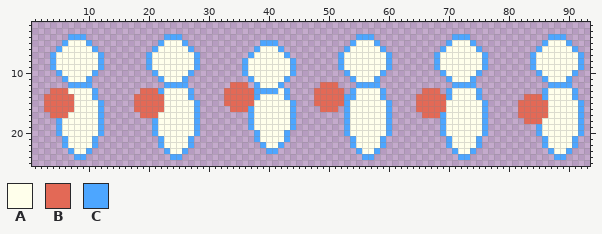
Sprite sheet -- game/asset/player.png. Above: the version before the commit.
The file is 96x32 pixels. Shown: x 1..93, y 2..25.
Palette (. is transparent): A #ffffeb  B #e36956  C #4da6ff
Pixels before, first column x 3:
 4 ....CCC.............CCC.............................CCC.............CCC.............CCC...
 5 ...CAAAC...........CAAAC............CCC............CAAAC...........CAAAC...........CAAAC..
 6 ..CAAAAAC.........CAAAAAC..........CAAAC..........CAAAAAC.........CAAAAAC.........CAAAAAC.
 7 .CAAAAAAAC.......CAAAAAAAC........CAAAAAC........CAAAAAAAC.......CAAAAAAAC.......CAAAAAAAC
 8 .CAAAAAAAC.......CAAAAAAAC.......CAAAAAAAC.......CAAAAAAAC.......CAAAAAAAC.......CAAAAAAAC
 9 .CAAAAAAAC.......CAAAAAAAC.......CAAAAAAAC.......CAAAAAAAC.......CAAAAAAAC.......CAAAAAAAC
10 ..CAAAAAC.........CAAAAAC........CAAAAAAAC........CAAAAAC.........CAAAAAC.........CAAAAAC.
11 ...CAAAC...........CAAAC..........CAAAAAC..........CAAAC...........CAAAC...........CAAAC..
12 ....CCCC............CCCC.......BBB.CAAAC......BBB...CCCC............CCCC............CCCC..
13 .BBBAAAAC.......BBBCAAAAC.....BBBBBCCCCAC....BBBBB.CAAAAC......BBB.CAAAAC..........CAAAAC.
14 BBBBBAAAC......BBBBBAAAAC.....BBBBBCAAAAC....BBBBBCCAAAAC.....BBBBBCAAAAC.......BBBCAAAAC.
15 BBBBBAAAAC.....BBBBBAAAAAC....BBBBBAAAAAAC...BBBBBCAAAAAAC....BBBBBAAAAAAC.....BBBBBAAAAAC
16 BBBBBAAAAC.....BBBBBAAAAAC.....BBBCAAAAAAC....BBB.CAAAAAAC....BBBBBAAAAAAC.....BBBBBAAAAAC
17 .BBBAAAAAC......BBBAAAAAAC........CAAAAAAC........CAAAAAAC.....BBBCAAAAAAC.....BBBBBAAAAAC
18 ..CAAAAAAC........CAAAAAAC........CAAAAAAC........CAAAAAAC........CAAAAAAC......BBBAAAAAAC
19 ..CAAAAAAC........CAAAAAAC........CAAAAAAC........CAAAAAAC........CAAAAAAC........CAAAAAAC
20 ..CAAAAAAC........CAAAAAAC.........CAAAAC.........CAAAAAAC........CAAAAAAC........CAAAAAAC
21 ...CAAAAC..........CAAAAC..........CAAAAC..........CAAAAC..........CAAAAC..........CAAAAC.
22 ...CAAAAC..........CAAAAC...........CAAC...........CAAAAC..........CAAAAC..........CAAAAC.
23 ....CAAC............CAAC.............CC.............CAAC............CAAC............CAAC..
24 .....CC..............CC..............................CC..............CC..............CC...
New version:
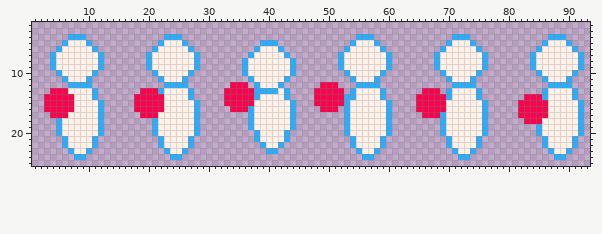
Diff:
colour A: #ffffeb -> #fff1e8
colour B: #e36956 -> #ff004d
colour C: #4da6ff -> #29adff
Where, in picture pixels (left, top, right, bottom), the same in both pictures:
changed: (44, 34, 104, 160)
changed: (134, 34, 392, 160)
changed: (416, 34, 488, 160)
changed: (518, 34, 584, 160)
